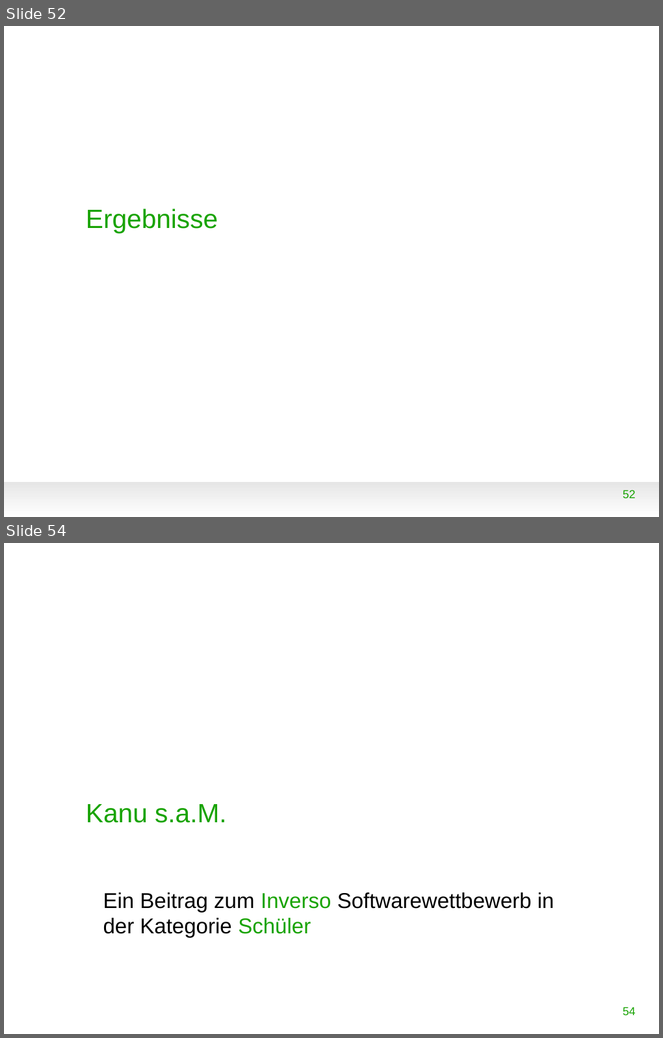
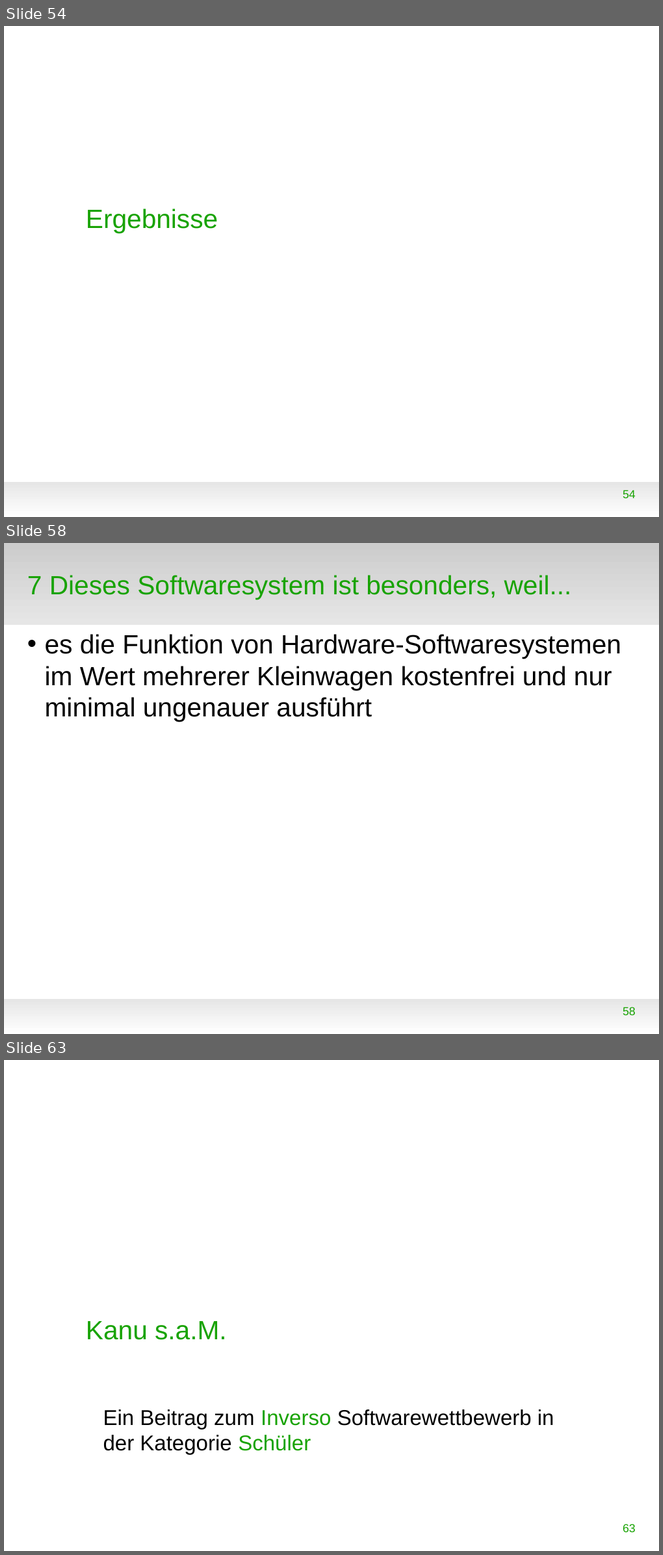
Before and after one commit to WorldofJARcraft/Kanu-s.a.M., a slide deck: Präsentation/Präsentation.odp. Shown one above the other, each under a label of ours: slides 52 and 54 before the commit, slides 54, 58 and 63 after it; the slides between them are not shown. The pictures are 663x1038 and 663x1555 pixels, drawn with LibreOffice and Linux fonts; fonts in the diff are those of the drawing; background and template pictures are left out. Boxes give left, top, right and bottom in pixels: in the first picture for what was removed or moved away, otherwise in the second. Text is boxed around its words. In the diff, an @@ line names an element or a change of style, - is before the commit and + after.

```diff
--- a/Präsentation/Präsentation.odp
+++ b/Präsentation/Präsentation.odp
@@ slide 58 added at bbox=[4, 543, 659, 1034], background #FFFFFF; not listed: 1 template element that a slide beside it also shows @@
@@ rectangle added at bbox=[4, 543, 659, 625], fill gradient #CCCCCC to #E6E6E6 @@
@@ title added at bbox=[27, 575, 572, 599], 32 pt, text #18A303 @@
+7 Dieses Softwaresystem ist besonders, weil...
@@ text added at bbox=[45, 634, 622, 722], 32 pt, text #000000 @@
+• es die Funktion von Hardware-Softwaresystemen im Wert mehrerer Kleinwagen kostenfrei und nur minimal ungenauer ausführt
@@ page number added at bbox=[623, 1007, 636, 1016], 14 pt, text #18A303 @@
+58
@@ what was slide 52 is now slide 54 @@
@@ page number at bbox=[623, 490, 636, 499]: text changed @@
-52
+54
@@ what was slide 54 is now slide 63 @@
@@ page number at bbox=[623, 1524, 636, 1533]: text changed @@
-54
+63
```
Also in this commit, not shown: 12 slides changed, 8 other slides added, 20 other files.
